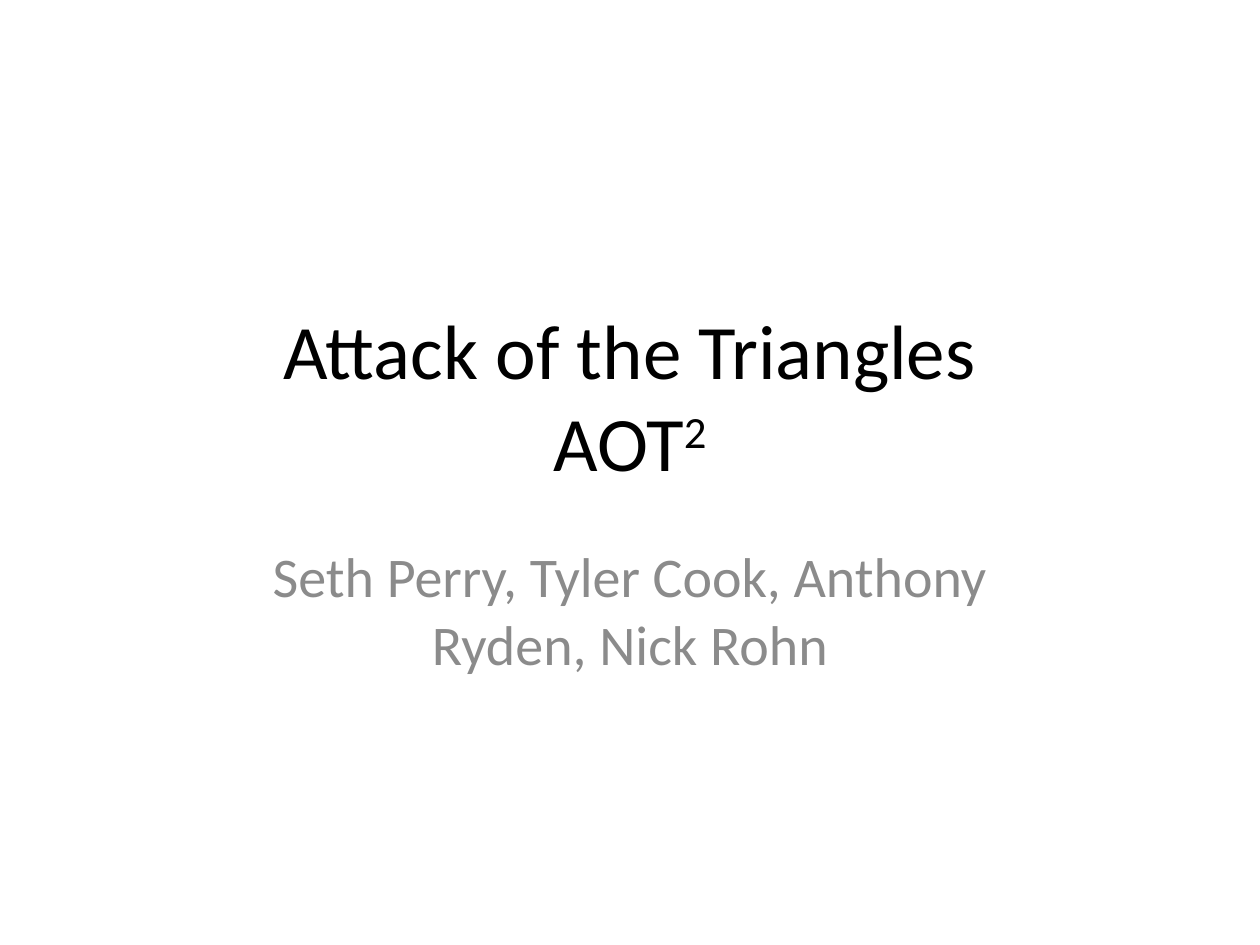
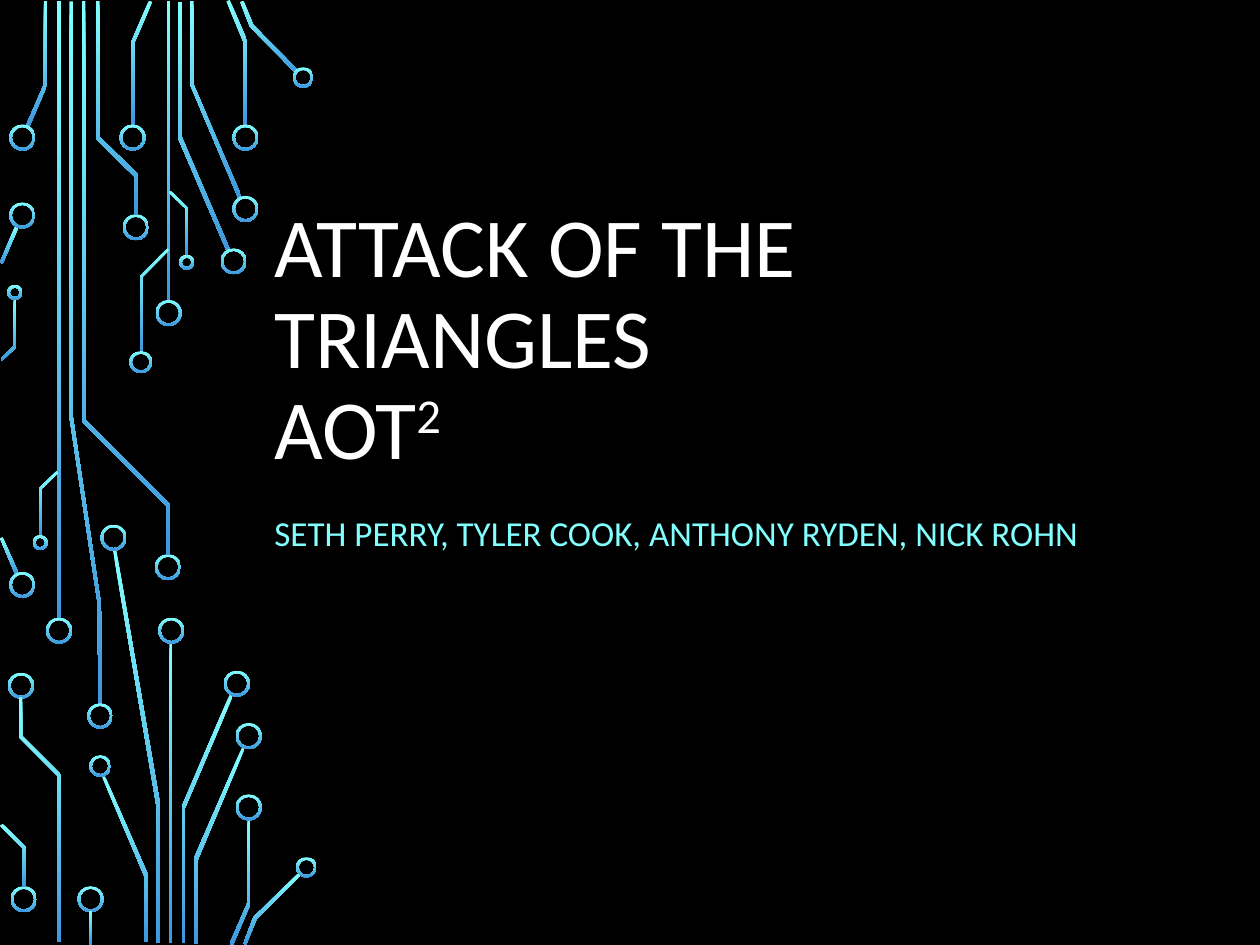
Before and after one commit to sperry94/ANST_Project, a slide deck: slide 1 of AOT2ProjectPresentation.pptx. Drawn at 1260x945 pixels with LibreOffice and Linux fonts; fonts in the diff are those of the drawing; background and template pictures are left out. Boxes give left, top, right and bottom in pixels: in the first picture for what was removed or moved away, otherwise in the second. Text is boxed around its words. In the diff, an @@ line names an element or a change of style, - is before the commit and + after.

Commit message:
Powerpoint edit
I just added a design to the powerpoint.

```diff
--- a/AOT2ProjectPresentation.pptx
+++ b/AOT2ProjectPresentation.pptx
@@ background #FFFFFF to picture (left out) @@
@@ title "ATTACK OF THE TRIANGLES AOT2" at (274, 222, 795, 369): vertical alignment middle to bottom @@
@@ title at (274, 222, 795, 369): text changed; size 44 to 48 pt; text colour #000000 to #FFFFFF @@
-Attack of the Triangles
-AOT2
+ATTACK OF THE TRIANGLES
+AOT2
@@ subtitle at (274, 523, 1077, 551): text changed; size 32 to 20 pt; text colour #8C8C8C to #82FFFF @@
-Seth Perry, Tyler Cook, Anthony Ryden, Nick Rohn
+SETH PERRY, TYLER COOK, ANTHONY RYDEN, NICK ROHN
@@ group added at (0, 0, 318, 945): 50 freeform shapes, 4 rectangles @@
```
Also in this commit, not shown: 10 other slides changed.
